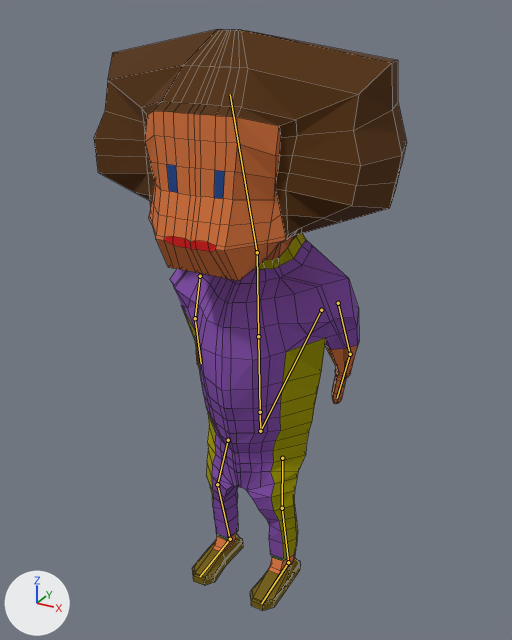
Two versions of the Blender file PrototypeLogicGame/Assets/Sprites/3D_Blender/Hero(small).blend, one commit apart.
Rendered twice from a camera (50 mm lens) standing at (3.48, -6.31, 6.55) and looking at (0.08, -0.12, 3.46). The lights are fixed; the arrows at lower left show +X, +Y and +Z. Both versions are drawn at frame 21 of the action 'Tilts his head'; the numbers are the values there. The bones that bend it are drawn over the model as lines. Mesh edges are drawn as thin lines.

The first picture shows 'Hero'.
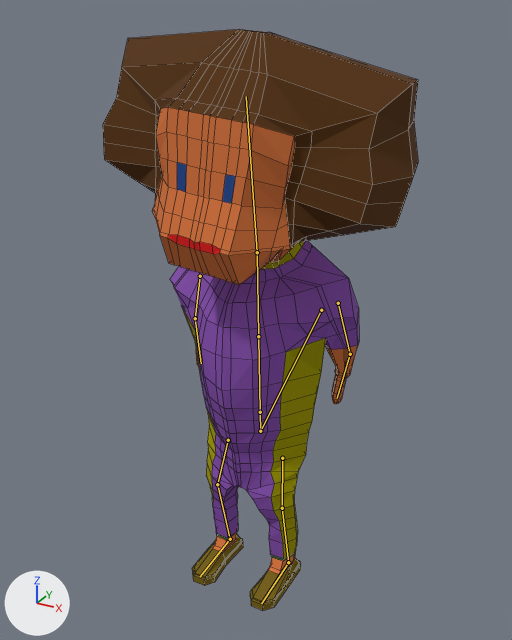
Location of each change, (x1, y1, x2, y2) in pixels of the pictures (512 x 640 px):
'Hero', posed: before (94, 29, 407, 611); after (103, 29, 418, 611)
bone 'Head', root to tip: before (257, 252) to (230, 94); after (257, 252) to (246, 96)

The edits, one by one:
Bone 'Head' (bone_head) turns from (0, 0, 0) to (0, -2, -6) degrees about its own x, y and z.
